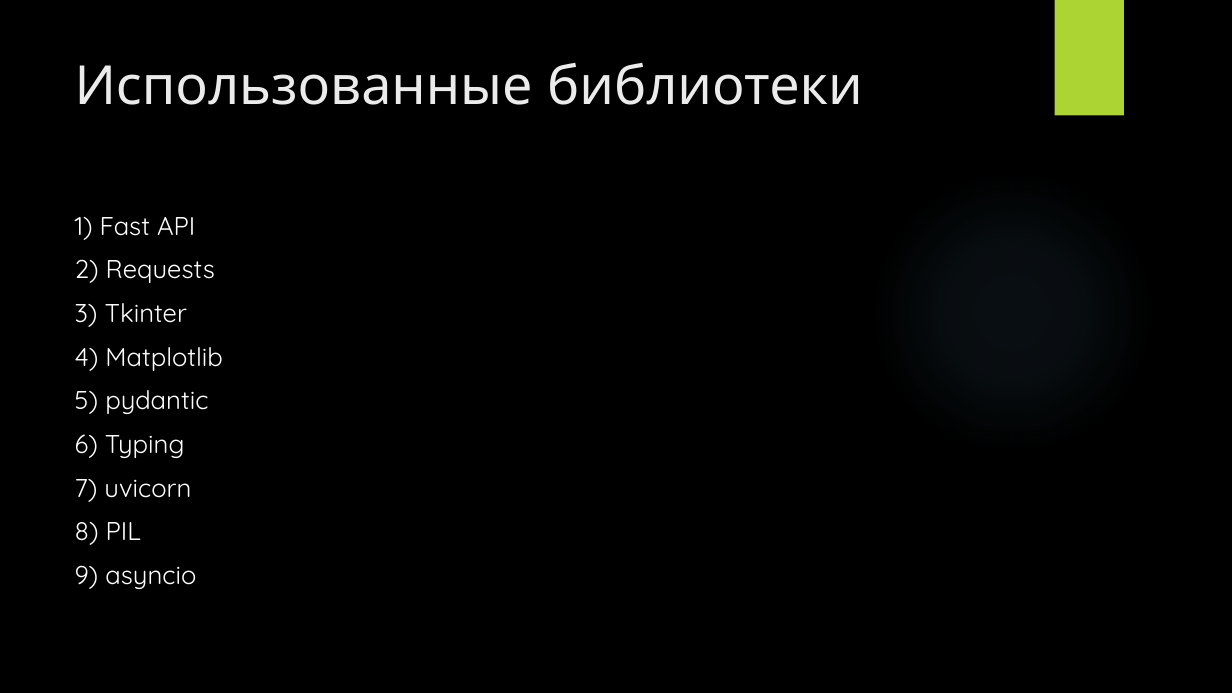
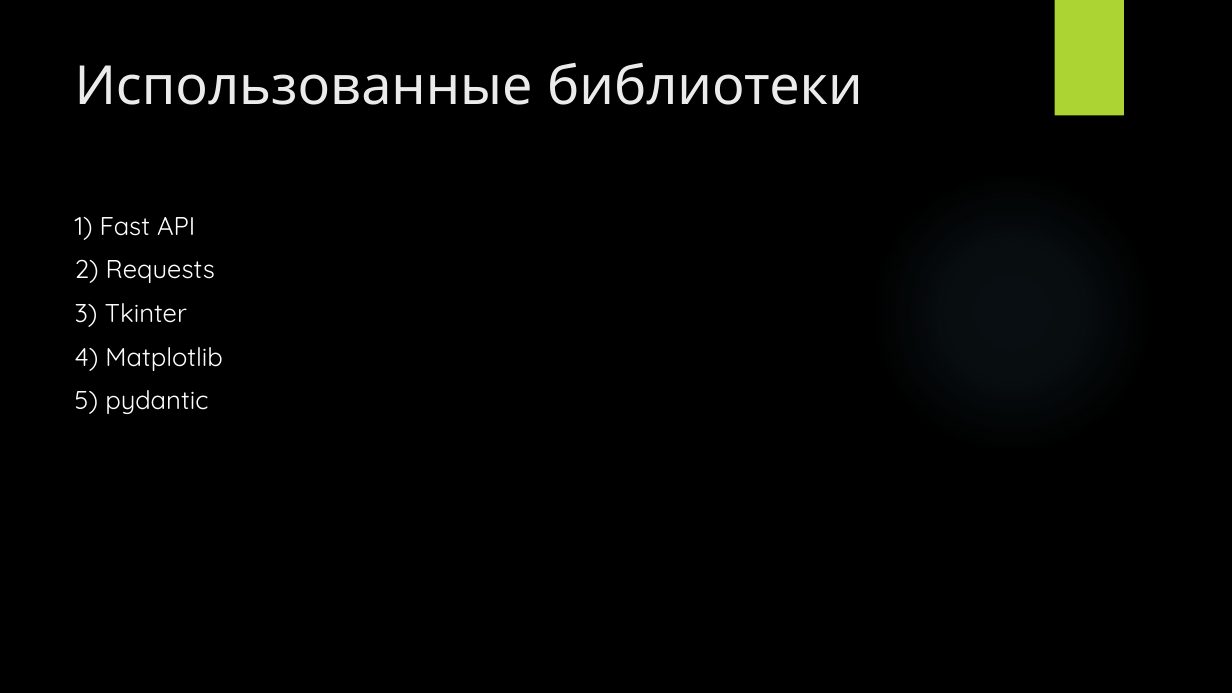
Before and after one commit to Rubyn973/gini_coff, a slide deck: slide 4 of Калькулятор коэффициента Джини.pptx. Drawn at 1232x693 pixels with LibreOffice and Linux fonts; fonts in the diff are those of the drawing; background and template pictures are left out. Boxes give left, top, right and bottom in pixels: in the first picture for what was removed or moved away, otherwise in the second. Text is boxed around its words. In the diff, an @@ line names an element or a change of style, - is before the commit and + after.

```diff
--- a/Калькулятор коэффициента Джини.pptx
+++ b/Калькулятор коэффициента Джини.pptx
@@ text at [75,434,196,589]: paragraphs removed @@
-6) Typing
-7) uvicorn
-8) PIL
-9) asyncio
```
